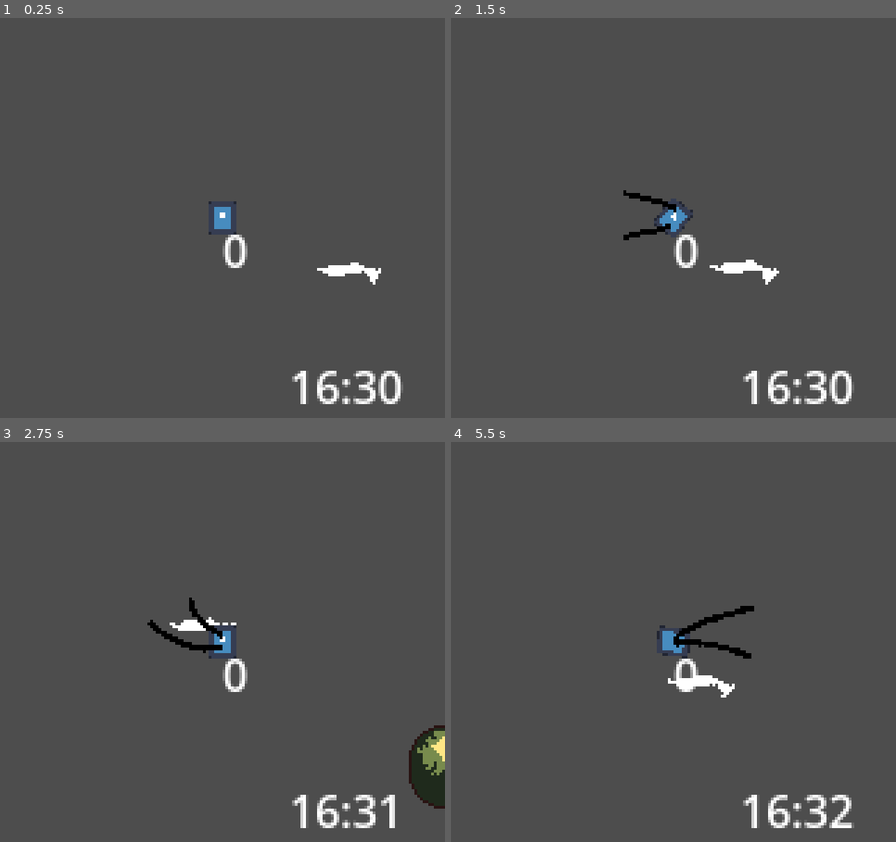
Above: before the commit, frames 1-4 (two rows, left to right).
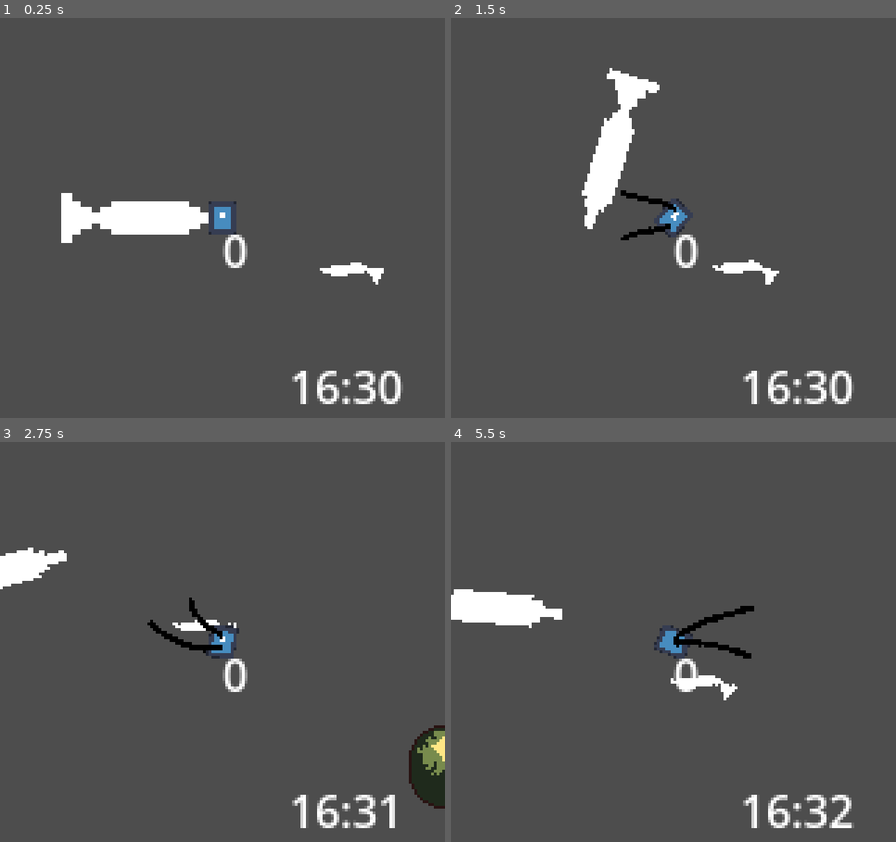
Above: after the commit, the same moments.

Repository: andrebariani/gbjam_12_spooky_fishing
Game: Godot game, scene res://scenes/test_scene.tscn
The game is run twice, just before and just after one commit, with the same random seed, the same clock (stepped at 60 frames per second) and the same inputs. The engine's default icon, where the game draws it, is replaced by a stand-in: a white triangle on a blue panel in a dark square.
Inputs:
- Up to frame 1 (0.25 s): no input
- Up to frame 2 (1.5 s): tap Enter at 0.5 s; hold Right (right) 0.53-1.28 s; tap Z (A) at 0.6, 1.35 s; hold Down (down) from 1.28 s (still down)
- Up to frame 3 (2.75 s): release Down (down) at 2.03 s; hold Right (right) from 2.03 s (still down); tap X (B) at 2.1 s; tap Z (A) at 2.3 s
- Up to frame 4 (5.5 s): release Right (right) at 2.78 s; hold Up (up) 2.78-3.53 s; tap Z (A) at 2.85, 3.6, 4.55, 5.1 s; hold Left (left) 3.53-5.03 s; tap X (B) at 4.35 s; hold Down (down) from 5.03 s (still down)

The runs differ from the first frame. In frame 1, 2.5% of the frame differs, in the area x 13-87%, y 43-67%; in frame 2, 2.5%; in frame 3, 1.1%; in frame 4, 1.9%.

Commit message:
lerp_angle exists

Diff:
--- a/scenes/entities/player/player_boat.gd
+++ b/scenes/entities/player/player_boat.gd
@@ -20,8 +20,8 @@
 @export var input_cancel := 'B'
 
 const SPEED = 50.0
-const ROTATION_SPEED = 0.5
-const ARROW_ROTATION_SPEED = 0.5
+const ROTATION_SPEED = 0.05
+const ARROW_ROTATION_SPEED = 0.08
 const FRICTION = 25
 const ACCEL = 50
 
@@ -69,12 +69,6 @@
 	tackle_instance = null
 
 
-func rotate_to_direction(_rotation: float, _dir: Vector2, _speed: float, delta: float):
-	var tangent = atan2(_dir.y, _dir.x)
-	var theta = wrapf(tangent - _rotation, -PI, PI)
-	return clamp(_speed * TAU * delta, 0, abs(theta)) * sign(theta)
-
-
 func update_inputs():
 	#if ControllerManager.is_controller_active():
 		#inputs.dirv.x = Input.get_axis("move_left_controller", "move_right_controller")
--- a/scenes/entities/player/states/cast.gd
+++ b/scenes/entities/player/states/cast.gd
@@ -2,6 +2,7 @@
 
 @onready var tween: Tween
 var cast_dir := Vector2.RIGHT
+var rotation = 0
 
 func begin():
 	var e: PlayerBoat = entity
@@ -30,9 +31,8 @@
 	e.velocity = e.velocity.move_toward(Vector2.ZERO, e.FRICTION * delta)
 
 	if e.inputs.dirv != Vector2.ZERO and not button_pressed:
-		e.arrow_sprite.rotation += e.rotate_to_direction(
-			e.arrow_sprite.rotation,e.inputs.dirv, e.ARROW_ROTATION_SPEED, delta
-		)
+		var input_angle = e.inputs.dirv.normalized().angle()
+		e.arrow_sprite.rotation = lerp_angle(e.arrow_sprite.rotation, input_angle, e.ARROW_ROTATION_SPEED)
 
 		cast_dir = Vector2.from_angle(e.arrow_sprite.rotation)
 
--- a/scenes/entities/player/states/move.gd
+++ b/scenes/entities/player/states/move.gd
@@ -6,12 +6,8 @@
 
 	e.velocity = e.velocity.move_toward(e.inputs.dirv * e.SPEED, e.ACCEL * delta)
 
-	#var input_angle = e.inputs.dirv.normalized().angle()
-	#e.sprite.rotation = lerp(e.sprite.rotation, input_angle, e.ROTATION_SPEED)
-
-	e.sprite.rotation += e.rotate_to_direction(
-		e.sprite.rotation,e.inputs.dirv, e.ROTATION_SPEED, delta
-	)
+	var input_angle = e.inputs.dirv.normalized().angle()
+	e.sprite.rotation = lerp_angle(e.sprite.rotation, input_angle, e.ROTATION_SPEED)
 
 	if e.inputs.dirv == Vector2.ZERO:
 		end("Idle")
--- a/scenes/entities/shadow/shadow.gd
+++ b/scenes/entities/shadow/shadow.gd
@@ -36,16 +36,8 @@
 var start_pos = self.global_position
 var target_pos = self.global_position
 
-func update_target_position():
-	var random_pos_x = randf_range(-roaming_range, roaming_range)
-	var random_pos_y = randf_range(-roaming_range, roaming_range)
-	var new_target_pos = Vector2(random_pos_x, random_pos_y)
-	target_pos = start_pos + new_target_pos
 
 func _ready():
-	#sprite.position = shadow_size_transform[fish.shadow_size].position
-	#sprite.scale = shadow_size_transform[fish.shadow_size].scale
-
 	detectArea.init(self)
 
 	update_target_position()
@@ -62,10 +54,10 @@
 				state = ROAM
 		ROAM:
 			seek_bait()
-
 			var dir = global_position.direction_to(target_pos)
 			velocity = velocity.move_toward(dir * SPEED, ACCEL * delta)
-			look_at(target_pos)
+			rotate(dir.normalized().angle())
+			#look_at(target_pos)
 
 			if global_position.distance_to(target_pos) <= 2:
 				print_debug('idle')
@@ -76,7 +68,7 @@
 			if bait != null:
 				var dir = global_position.direction_to(bait.global_position)
 				velocity = velocity.move_toward(dir * SPEED, ACCEL * delta)
-				#rotation += dir * ROTATION_SPEED * delta
+				look_at(bait.global_position)
 			else:
 				state = IDLE
 
@@ -90,6 +82,13 @@
 		state = CHASE
 
 
+func update_target_position():
+	var random_pos_x = randf_range(-roaming_range, roaming_range)
+	var random_pos_y = randf_range(-roaming_range, roaming_range)
+	var new_target_pos = Vector2(random_pos_x, random_pos_y)
+	target_pos = start_pos + new_target_pos
+
+
 func _on_roaming_timer_timeout():
 	update_target_position()
 	print_debug('go somewhere', target_pos)
--- a/scenes/test_scene.tscn
+++ b/scenes/test_scene.tscn
@@ -1,7 +1,8 @@
-[gd_scene load_steps=11 format=3 uid="uid://bplpfbcxas5l1"]
+[gd_scene load_steps=12 format=3 uid="uid://bplpfbcxas5l1"]
 
 [ext_resource type="Shader" path="res://scenes/test_scene.gdshader" id="1_1ddho"]
 [ext_resource type="Texture2D" uid="uid://uxjkd1thsbg0" path="res://assets/test-sprite.png" id="1_phtu1"]
+[ext_resource type="PackedScene" uid="uid://bfoabmylt4ar5" path="res://scenes/entities/shadow/shadow.tscn" id="1_wbpwi"]
 [ext_resource type="Texture2D" uid="uid://cusnwg0quwr5s" path="res://assets/Sprite-0003.png" id="3_7istp"]
 [ext_resource type="Script" path="res://scenes/ui/test_time.gd" id="6_npblf"]
 [ext_resource type="PackedScene" uid="uid://blk5upqrse004" path="res://scenes/entities/player/player_boat.tscn" id="6_plco2"]
@@ -60,6 +61,8 @@
 
 [node name="TestScene" type="Node2D"]
 
+[node name="Shadow" parent="." instance=ExtResource("1_wbpwi")]
+
 [node name="Sprite2D" type="Sprite2D" parent="."]
 material = SubResource("ShaderMaterial_7n752")
 position = Vector2(134, 70)
